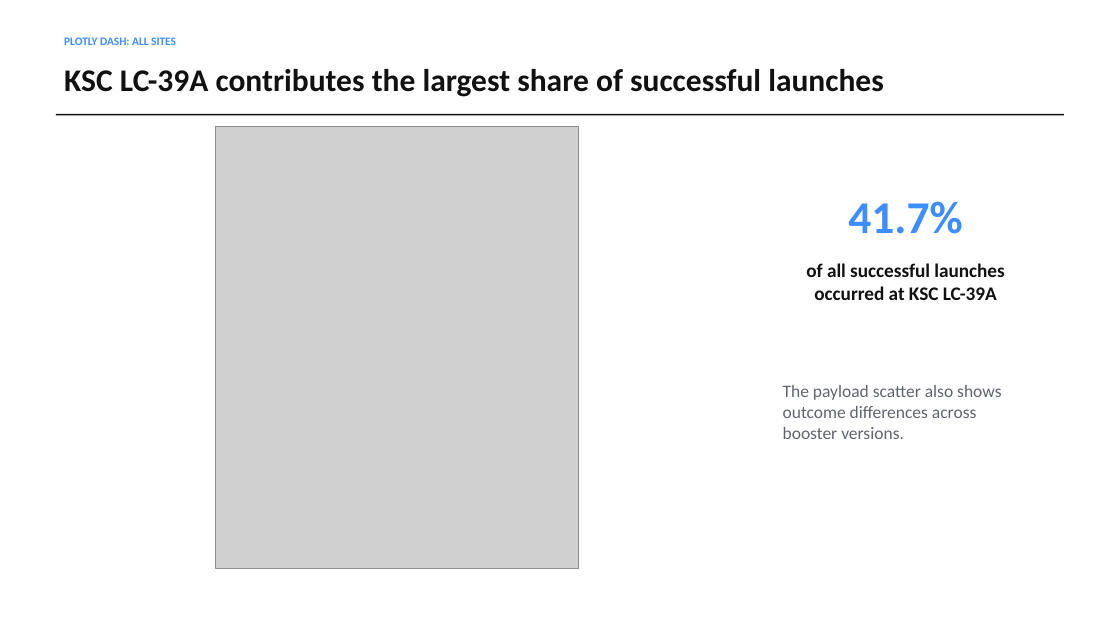
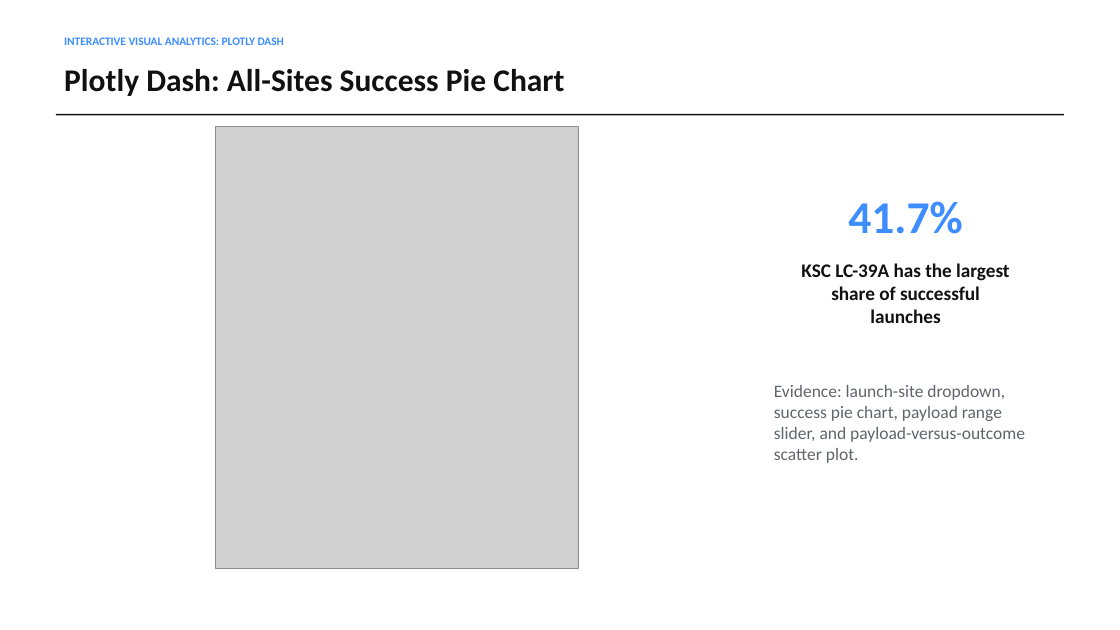
Before and after one commit to TristinWen/spacex-falcon9-landing-prediction, a slide deck: slide 12 of final-deliverables/SpaceX_Falcon9_Final_Presentation.pptx (slide 9 before the commit). Drawn at 1120x630 pixels with LibreOffice and Linux fonts; fonts in the diff are those of the drawing; grey boxes stand for pictures. Boxes give left, top, right and bottom in pixels: in the first picture for what was removed or moved away, otherwise in the second. Text is boxed around its words. In the diff, an @@ line names an element or a change of style, - is before the commit and + after.

```diff
--- a/final-deliverables/SpaceX_Falcon9_Final_Presentation.pptx
+++ b/final-deliverables/SpaceX_Falcon9_Final_Presentation.pptx
@@ text at [64,37,284,45]: text changed @@
-PLOTLY DASH: ALL SITES
+INTERACTIVE VISUAL ANALYTICS: PLOTLY DASH
@@ text at [64,69,564,96]: text changed @@
-KSC LC-39A contributes the largest share of successful launches
+Plotly Dash: All-Sites Success Pie Chart
@@ text at [801,263,1009,323]: text changed @@
-of all successful launches occurred at KSC LC-39A
+KSC LC-39A has the largest share of successful launches
@@ text at [774,385,1025,463]: text changed @@
-The payload scatter also shows outcome differences across booster versions.
+Evidence: launch-site dropdown, success pie chart, payload range slider, and payload-versus-outcome scatter plot.
```
Also in this commit, not shown: 5 other slides changed, 7 slides added, 3 slides removed, 1 other file.
